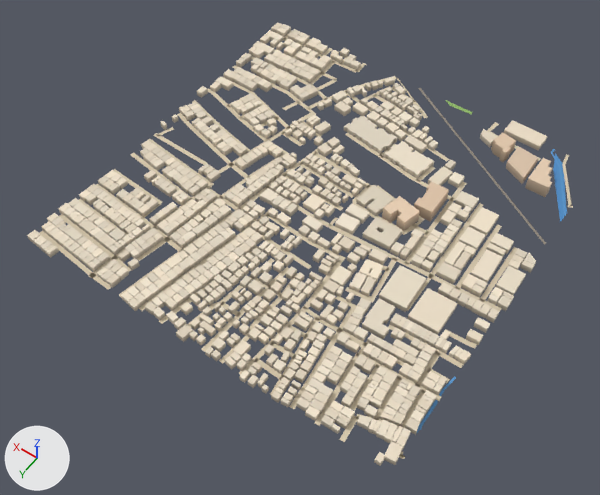
A saved change to the glTF model public/assets/bengaluru-region-v1/tiles/t17_2-l0.glb.
Rendered twice from a 50 mm camera at (8381.0, 1818.0, 776.0) aimed at (8747.0, 1306.0, -29.0). Every picture has the same lights, and +X, +Y and +Z are marked at lower left. The first picture is the older version. Vertices at exactly the same position are counted once.

The scene before the commit, as lines of its bpy script (objects in view):
```python
me_building = bpy.data.meshes.new('building')
me_building.from_pydata(...)  # 8104 vertices, 10246 faces; spans x -5.0..504.0, y -10.0..506.0, z 0.0..18.0
me_building.materials.append(mat_building)
me_ground = bpy.data.meshes.new('ground')
me_ground.from_pydata(...)  # 922 vertices, 714 faces; spans x -3.0..503.0, y -2.0..501.0, z 1.0
me_ground.materials.append(mat_ground)
me_water = bpy.data.meshes.new('water')
me_water.from_pydata(...)  # 53 vertices, 52 faces; spans x -1.0..61.0, y 0.0..451.0, z 0.0..1.0
me_water.materials.append(mat_water)
ob_building = bpy.data.objects.new('building', me_building)
ob_building.location = (8500.0, 1000.0, 0.0)
ob_ground = bpy.data.objects.new('ground', me_ground)
ob_ground.location = (8500.0, 1000.0, 0.0)
ob_water = bpy.data.objects.new('water', me_water)
ob_water.location = (8500.0, 1000.0, 0.0)
```
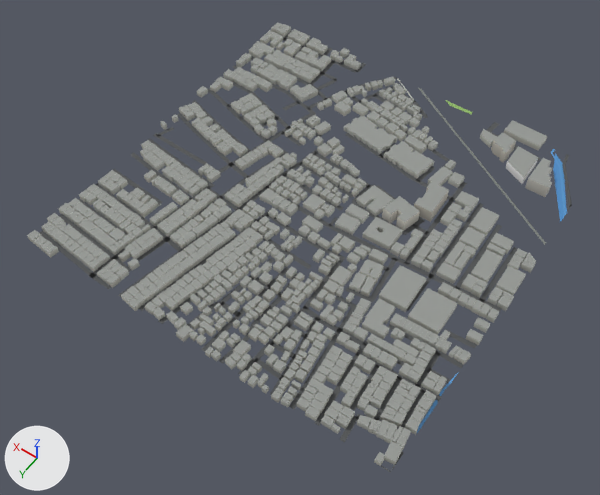
Edits to the bpy script that builds the scene:
```text
Change me_building:
    used by ob_building; location = (8500.0, 1000.0, 0.0)
    remove me_building.from_pydata(...)  # 8104 vertices, 10246 faces; spans x -5.0..504.0, y -10.0..506.0, z 0.0..18.0
    add me_building.from_pydata(...)  # 8104 vertices, 12386 faces; spans x -5.0..504.0, y -10.0..506.0, z 0.0..18.0
    me_building part 1: 10246 kept faces spanning x -5.0..504.0, y -10.0..506.0, z 0.0..18.0 get new vertex colours
Change me_ground:
    used by ob_ground; location = (8500.0, 1000.0, 0.0)
    remove me_ground.from_pydata(...)  # 922 vertices, 714 faces; spans x -3.0..503.0, y -2.0..501.0, z 1.0
    add me_ground.from_pydata(...)  # 951 vertices, 738 faces; spans x 0.0..500.0, y 0.0..500.0, z 1.0
    me_ground part 2
    37 vertices are removed from x -3.0..501.0, y -2.0..501.0, z 1.0
    99 faces are deleted
    6 vertices in x 1.0..217.0, y 111.0..402.0, z 1.0 move by (-1.0, 1.0, 0.0)
    5 vertices in x -1.0..147.0, y 27.0..410.0, z 1.0 move by (1.0, -1.0, 0.0)
    5 vertices in x 175.0..499.0, y 230.0..432.0, z 1.0 move by (1.0, 0.0, 0.0)
    5 vertices in x 101.0..501.0, y 80.0..394.0, z 1.0 move by (-1.0, 0.0, 0.0)
    4 vertices in x 224.0..356.0, y 128.0..471.0, z 1.0 move by (0.0, 1.0, 0.0)
    3 vertices in x 143.0..320.0, y 238.0..390.0, z 1.0 move by (-1.0, -1.0, 0.0)
    28 vertices move from x 0.0..503.0, y 17.0..496.0, z 1.0 to x 0.0..498.0, y 20.0..495.0, z 1.0
    72 vertices are added at x 0.0..500.0, y 0.0..500.0, z 1.0
    127 new faces join them
    me_ground part 3: 607 kept faces spanning x 0.0..500.0, y 0.0..500.0, z 1.0 get new vertex colours; the middle colour goes from beige #d7c9ae to dark grey #535556
    other edits to the shape of me_ground do not show in these pictures
```

Changed parts and their boxes [x1, y1, x2, y2] in the pictures (600 x 495 px; the box of a moved part takes in the faces that stretch with it):
'ground', reshaped
    before: [40, 31, 573, 459]
    after: [40, 30, 572, 473]
part 1 of me_building, recoloured (darker)
    both: [27, 22, 552, 466]
part 2 of me_ground, moved or reshaped
    before: [40, 37, 573, 442]
    after: [40, 37, 572, 473]
part 3 of me_ground, recoloured
    both: [73, 31, 569, 429]
